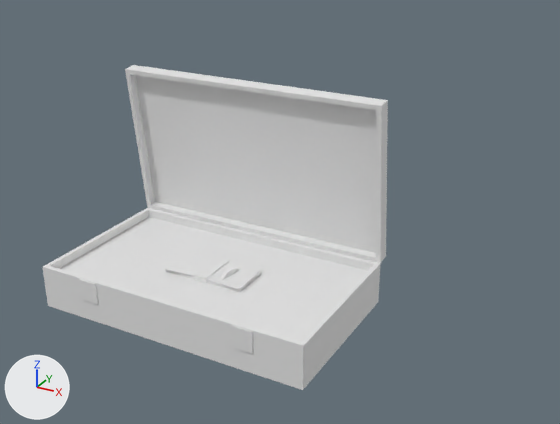
The Blender file Assets/Resources/Collectibles/money-items.blend, before and after one commit.
Rendered twice from a 50 mm lens placed at (0.761, -1.111, 0.768), pointed at (0.091, 0.108, 0.159). Arrows for +X, +Y and +Z are at lower left; the lights stay in place. Materials are left out; every surface is plain grey.

Names of what the first picture shows: 'Case', 'Coins', 'Money'.
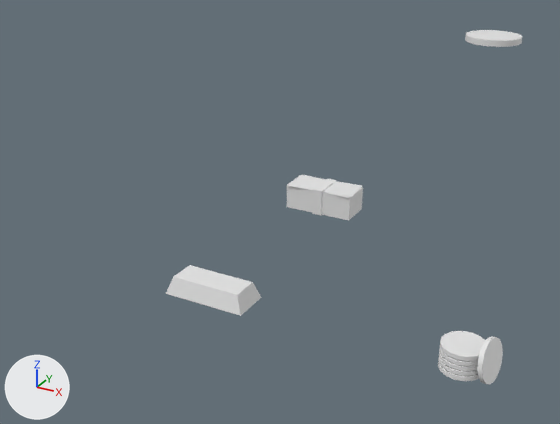
Changed parts and their boxes (x1, y1, x2, y2) in the pictures (560 x 424 px):
'Case', hidden
    before: (43, 65, 388, 390)
'Money', moved
    before: (165, 252, 261, 292)
    after: (287, 175, 363, 220)
'Coins', moved
    before: (221, 268, 240, 280)
    after: (438, 331, 485, 381)
'Coins.001', added
    after: (477, 336, 503, 385)
'Coins.002', added
    after: (465, 30, 522, 47)
'Gold', unchanged, uncovered by the edit
    after: (166, 265, 262, 316)

The change, as a diff of the scene's bpy script:
```diff
--- a/Assets/Resources/Collectibles/money-items.blend.py
+++ b/Assets/Resources/Collectibles/money-items.blend.py
@@ me_circle_022 @@
+me_circle_022.from_pydata(...)  # 34 vertices, 48 faces; spans x -1.2..0.8, y -0.89..1.11, z 1.22..1.44
+me_circle_022.polygons.foreach_set('use_smooth', [True] * 48)
@@ me_circle_021 @@
+me_circle_021.from_pydata(...)  # 34 vertices, 48 faces; spans x 0.84..1.51, y -1.04..0.96, z -0.22..1.78
+me_circle_021.polygons.foreach_set('use_smooth', [True] * 48)
@@ ob_coins @@
 ob_coins = bpy.data.objects.new('Coins', me_circle)
-ob_coins.location = (0.0, 0.0, 0.0)
+ob_coins.location = (0.5, 0.0, 0.0)
 ob_coins.scale = (0.0393, 0.0393, 0.0393)
@@ ob_money @@
 ob_money = bpy.data.objects.new('Money', me_plane_010)
-ob_money.location = (0.0, 0.0, 0.031)
+ob_money.location = (0.0, 0.5, 0.031)
 ob_money.rotation_euler = (0.0, 0.0, -1.11)  # degrees (0, 0, -64)
@@ ob_case @@
 ob_case.scale = (0.0393, 0.0393, 0.0393)
+ob_case.hide_set(True)
@@ ob_coins_002 @@
+ob_coins_002 = bpy.data.objects.new('Coins.002', me_circle_022)
+ob_coins_002.location = (0.5, 0.0, 0.5)
+ob_coins_002.scale = (0.0393, 0.0393, 0.0393)
@@ ob_coins_001 @@
+ob_coins_001 = bpy.data.objects.new('Coins.001', me_circle_021)
+ob_coins_001.location = (0.5, 0.0, 0.0)
+ob_coins_001.scale = (0.0393, 0.0393, 0.0393)
```
